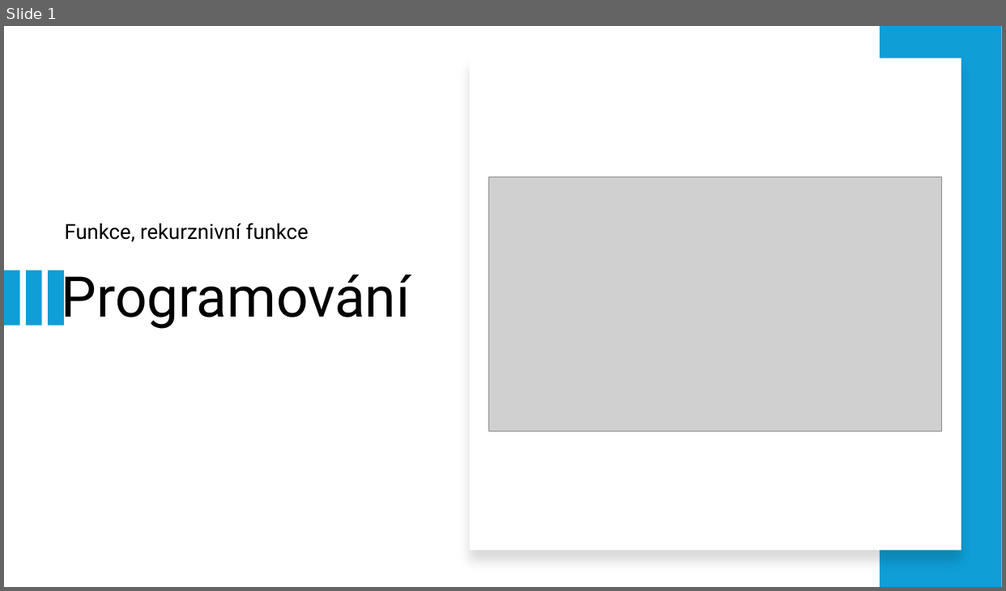
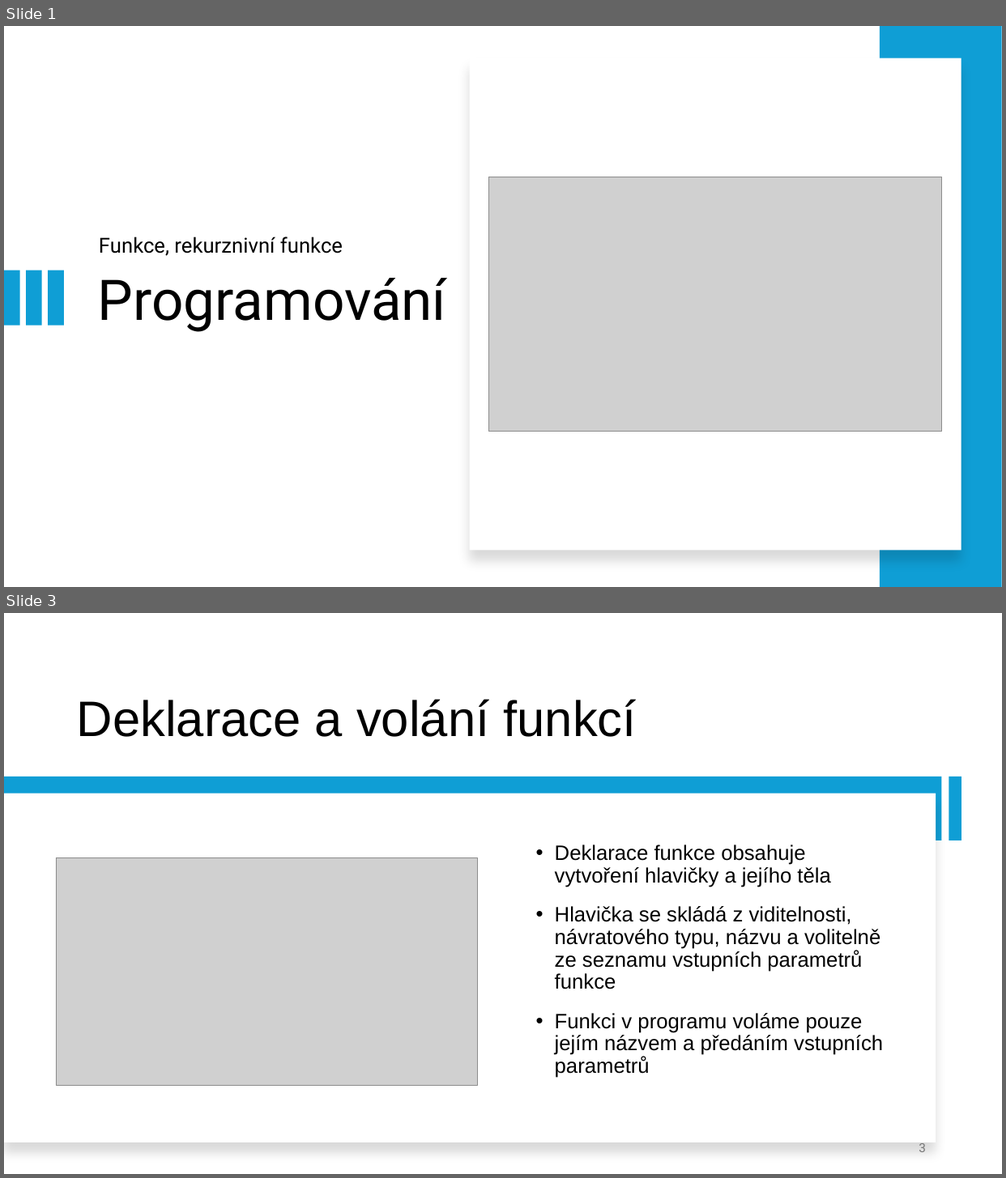
Before and after one commit to dawissl/hradebni, a slide deck: Prezentace/1. ročník/PGM_09_funkce_rekurzivni_funkce.pptx. Shown one above the other, each under a label of ours: slide 1 before the commit, slides 1 and 3 after it; the slides between them are not shown. The pictures are 1006x591 and 1006x1178 pixels, drawn with LibreOffice and Linux fonts; fonts in the diff are those of the drawing; grey boxes stand for pictures. Boxes give left, top, right and bottom in pixels: in the first picture for what was removed or moved away, otherwise in the second. Text is boxed around its words. In the diff, an @@ line names an element or a change of style, - is before the commit and + after.

```diff
--- a/Prezentace/1. ročník/PGM_09_funkce_rekurzivni_funkce.pptx
+++ b/Prezentace/1. ročník/PGM_09_funkce_rekurzivni_funkce.pptx
@@ slide 3 added at [4, 613, 1002, 1174], background #FFFFFF @@
@@ title added at [77, 699, 637, 737], 48 pt, text #000000 @@
+Deklarace a volání funkcí
@@ rectangle added at [4, 777, 942, 841], fill #0F9ED5 @@
@@ rectangle added at [948, 777, 961, 841], fill #0F9ED5 @@
@@ rectangle added at [4, 794, 936, 1143], fill #FFFFFF @@
@@ subtitle added at [555, 845, 883, 1078], 20 pt, text #000000 @@
+• Deklarace funkce obsahuje vytvoření hlavičky a jejího těla
+• Hlavička se skládá z viditelnosti, návratového typu, názvu a volitelně ze seznamu vstupních parametrů funkce
+• Funkci v programu voláme pouze jejím názvem a předáním vstupních parametrů
@@ picture added at [56, 858, 477, 1085] @@
@@ page number added at [918, 1144, 926, 1152], 12 pt, text #787878 @@
+3
@@ slide 1 changed as well @@
@@ subtitle "Funkce, rekurznivní funkce": place and size @@
-subtitle "Funkce, rekurznivní funkce" at [65, 223, 309, 242]
+subtitle "Funkce, rekurznivní funkce" at [99, 237, 343, 256]
@@ title "Programování" rewrapped from [62, 270, 410, 329] to [98, 278, 446, 332] @@
```
Also in this commit, not shown: 6 other slides added, 2 slides removed, 3 other files.
